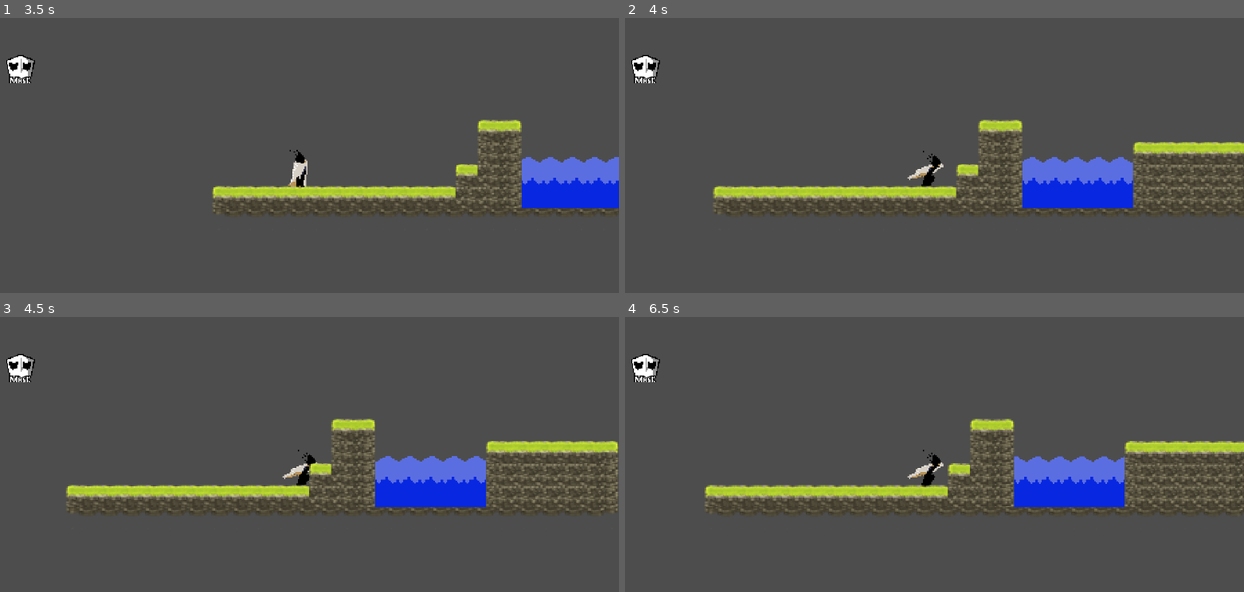
Above: before the commit, frames 1-4 (two rows, left to right).
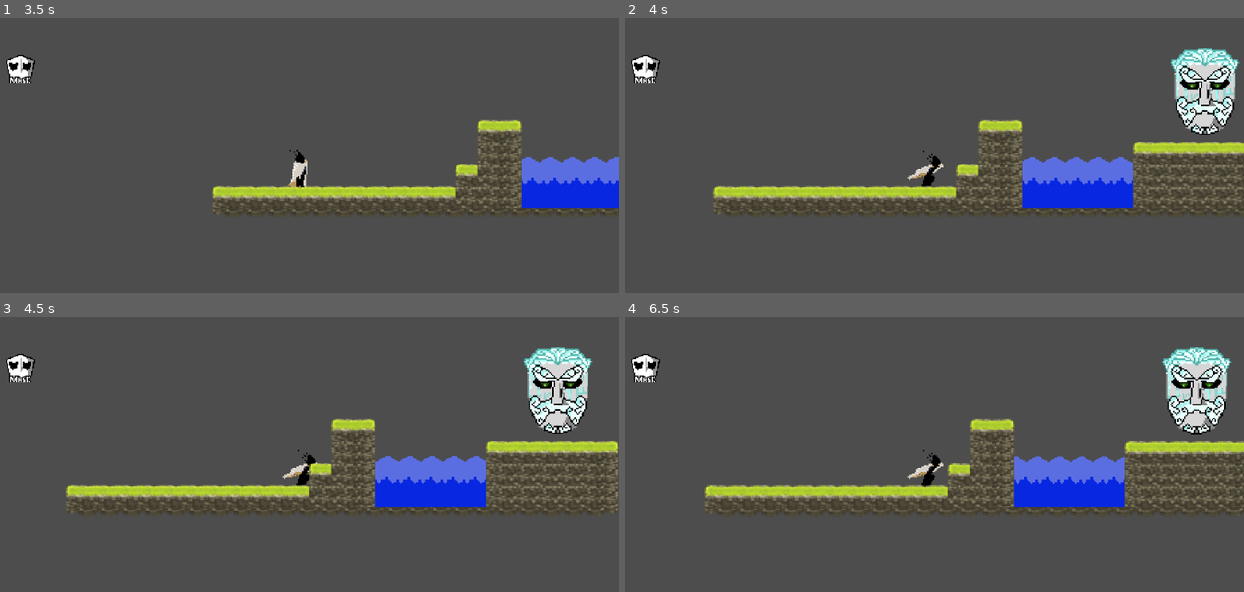
Above: after the commit, the same moments.

Repository: ThanhQuang214/gamejam2026
Game: Godot game, scene res://scenes/main_menu.tscn
Two runs of this game, one before a commit and one after it. Both use one fixed random seed, a clock stepped at 60 frames per second and the inputs below.
Inputs (mouse positions are in pixels of both pictures, inside the frame that each line leads up to):
- Up to frame 1 (3.5 s): click "Chơi" at 0.5 s; click (18, 67) at 1.25 s; click (328, 73) at 2 s; click (321, 213) at 2.75 s
- Up to frame 2 (4 s): hold Right (ui_right) from 3.53 s (still down)
- Up to frame 3 (4.5 s): keep holding Right (ui_right)
- Up to frame 4 (6.5 s): release Right (ui_right) at 5.03 s; hold Left (ui_left) 5.03-5.78 s; hold Right (ui_right) from 5.78 s (still down)

Frame 1 is identical in both runs. In frame 2, 2.7% of the frame differs, in the area x 88-100%, y 10-43%; in frame 3, 2.6%; in frame 4, 2.7%, in the area x 86-98%, y 10-43%.

Commit message:
maybe troll

Diff:
--- a/resources/mask.tres
+++ /dev/null
@@ -1,9 +0,0 @@
-[gd_resource type="Resource" script_class="ItemData" load_steps=2 format=3 uid="uid://bqxlj6yfulj61"]
-
-[ext_resource type="Script" uid="uid://bnfhkiue41w1o" path="res://script/item_data.gd" id="1_nggvp"]
-
-[resource]
-script = ExtResource("1_nggvp")
-name = ""
-description = ""
-metadata/_custom_type_script = "uid://bnfhkiue41w1o"
--- a/scenes/Item.tscn
+++ /dev/null
@@ -1,10 +0,0 @@
-[gd_scene load_steps=0 format=3 uid="uid://bjtd65hsar5iq"]
-
-[ext_resource type="Script" uid="uid://c0llfc0ndsf7h" path="res://script/item.gd" id="1_j3wwg"]
-
-[node name="Item" type="Area2D"]
-script = ExtResource("1_j3wwg")
-
-[node name="Sprite2D" type="Sprite2D" parent="."]
-
-[node name="CollisionShape2D" type="CollisionShape2D" parent="."]
--- /dev/null
+++ b/scenes/WindMask.tscn
@@ -0,0 +1,33 @@
+[gd_scene load_steps=6 format=3 uid="uid://c4n6rsec2y6g1"]
+
+[ext_resource type="Texture2D" uid="uid://rj201wbxtatm" path="res://asset/mask/wind_mask.png" id="1_hdd2q"]
+[ext_resource type="Script" uid="uid://blpyxw1v4gfrs" path="res://script/WindMaskItem.gd" id="1_qnv5w"]
+
+[sub_resource type="AtlasTexture" id="AtlasTexture_qnv5w"]
+atlas = ExtResource("1_hdd2q")
+region = Rect2(0, 0, 64, 64)
+
+[sub_resource type="SpriteFrames" id="SpriteFrames_7d8ao"]
+animations = [{
+"frames": [{
+"duration": 1.0,
+"texture": SubResource("AtlasTexture_qnv5w")
+}],
+"loop": true,
+"name": &"default",
+"speed": 5.0
+}]
+
+[sub_resource type="CapsuleShape2D" id="CapsuleShape2D_wstnc"]
+radius = 21.0
+height = 64.0
+
+[node name="WindMask" type="Area2D"]
+script = ExtResource("1_qnv5w")
+
+[node name="Sprite" type="AnimatedSprite2D" parent="."]
+sprite_frames = SubResource("SpriteFrames_7d8ao")
+
+[node name="CollisionShape2D" type="CollisionShape2D" parent="."]
+position = Vector2(0, -1)
+shape = SubResource("CapsuleShape2D_wstnc")
--- a/scenes/entry.tscn
+++ b/scenes/entry.tscn
@@ -1,7 +1,7 @@
 [gd_scene load_steps=4 format=3 uid="uid://dtflrk7022x0h"]
 
 [sub_resource type="Animation" id="Animation_ycj4g"]
-length = 0.001
+length = 0.5
 tracks/0/type = "value"
 tracks/0/imported = false
 tracks/0/enabled = true
--- a/scenes/gameplay.tscn
+++ b/scenes/gameplay.tscn
@@ -1,10 +1,11 @@
-[gd_scene load_steps=12 format=4 uid="uid://db3gunc8lhlbb"]
+[gd_scene load_steps=13 format=4 uid="uid://db3gunc8lhlbb"]
 
 [ext_resource type="Texture2D" uid="uid://cclynjr1ohon0" path="res://asset/map/ground.png" id="1_00tan"]
 [ext_resource type="PackedScene" uid="uid://baqt5rfmly5oc" path="res://scenes/player.tscn" id="1_7biu0"]
 [ext_resource type="Texture2D" uid="uid://cpb4xc7pwopl8" path="res://asset/map/map_01.png" id="2_00tan"]
 [ext_resource type="Texture2D" uid="uid://d3fwavtlbmxfq" path="res://asset/map/water.png" id="2_l1v76"]
-[ext_resource type="PackedScene" uid="uid://c1b255ekerdrw" path="res://scenes/ui_center.tscn" id="4_ct7aa"]
+[ext_resource type="PackedScene" uid="uid://govooc5dwl50" path="res://scenes/ui_center.tscn" id="4_ct7aa"]
+[ext_resource type="PackedScene" uid="uid://c4n6rsec2y6g1" path="res://scenes/WindMask.tscn" id="6_din8e"]
 
 [sub_resource type="TileSetAtlasSource" id="TileSetAtlasSource_l1v76"]
 texture = ExtResource("2_00tan")
@@ -132,3 +133,6 @@
 tile_set = SubResource("TileSet_din8e")
 
 [node name="UICenter" parent="." instance=ExtResource("4_ct7aa")]
+
+[node name="WindMask" parent="." instance=ExtResource("6_din8e")]
+position = Vector2(292, -4)
--- /dev/null
+++ b/script/WindMaskItem.gd
@@ -0,0 +1,8 @@
+extends Area2D
+
+func _ready():
+	pass
+
+func _process(delta: float) -> void:
+	if (has_overlapping_bodies()):
+		print("hehe")
--- a/script/item.gd
+++ /dev/null
@@ -1,15 +0,0 @@
-extends Area2D
-
-@export var item_resource: ItemData:
-	set(value):
-		item_resource = value
-		if is_inside_tree() and item_resource:
-			$Sprite2D.texture = item_resource.drop_sprite
-
-func _ready():
-	if item_resource:
-		$Sprite2D.texture = item_resource.drop_sprite
-
-func collect():
-	print("Đã nhặt: ", item_resource.name)
-	queue_free()
--- a/script/item_data.gd
+++ /dev/null
@@ -1,7 +0,0 @@
-extends Resource
-class_name ItemData
-
-@export var name: String = ""
-@export var drop_sprite: Texture2D
-@export var inventory_sprite: Texture2D
-@export_multiline var description: String = ""
Not shown, added: script/WindMaskItem.gd.uid
Not shown, removed: script/item.gd.uid
Not shown, removed: script/item_data.gd.uid
